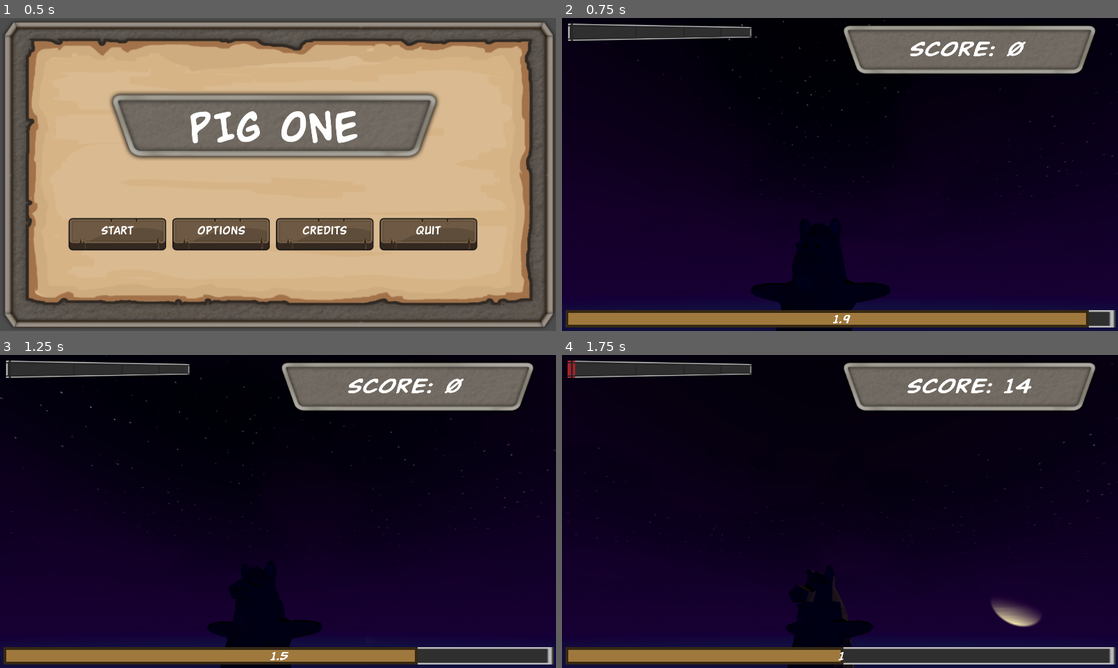
Above: before the commit, frames 1-4 (two rows, left to right).
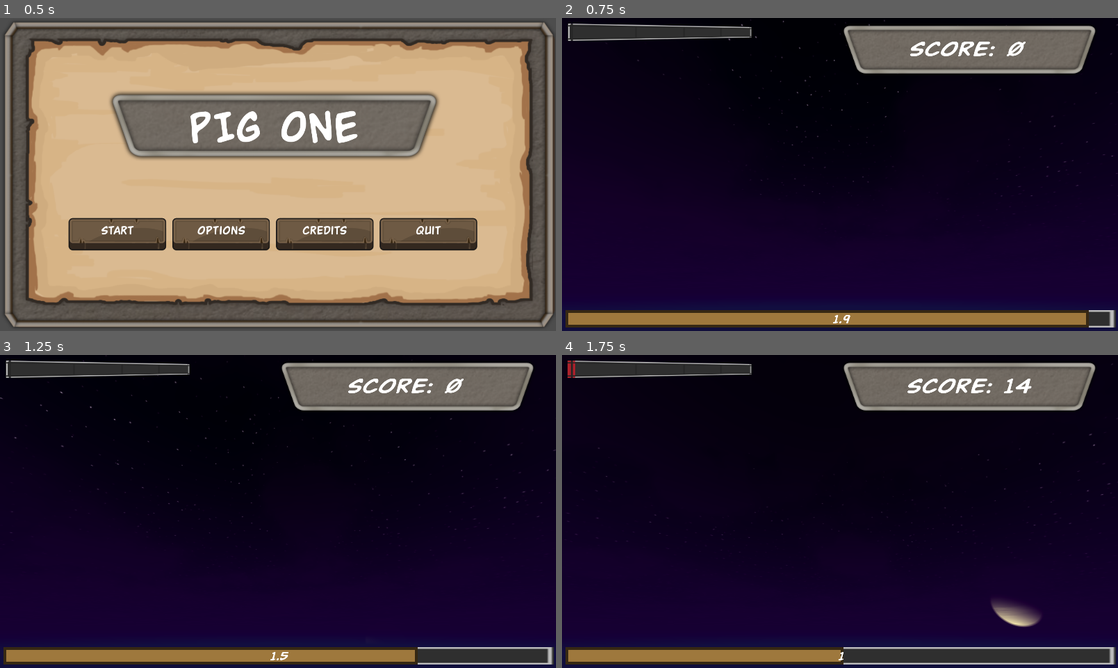
Above: after the commit, the same moments.

Repository: MattCharles/PigOne
Game: Godot game, scene res://Scenes/main_menu.tscn
Two runs of this game, one before a commit and one after it. Both use one fixed random seed, a clock stepped at 60 frames per second and the inputs below.
Inputs (mouse positions are in pixels of both pictures, inside the frame that each line leads up to):
- Up to frame 1 (0.5 s): no input
- Up to frame 2 (0.75 s): click "Start" at 0.5 s
- Up to frame 3 (1.25 s): no input
- Up to frame 4 (1.75 s): move the mouse to (962, 495) at 1.27 s; click (962, 495) at 1.42 s

Frame 1 is identical in both runs. In frame 2, 2.8% of the frame differs, in the area x 33-59%, y 64-100%; in frame 3, 2.3%; in frame 4, 1.8%.

Commit message:
dancing pig time

Diff:
--- a/Scenes/sky.tscn
+++ b/Scenes/sky.tscn
@@ -1,10 +1,11 @@
-[gd_scene load_steps=29 format=3 uid="uid://bjjceeyq3csc3"]
+[gd_scene load_steps=30 format=3 uid="uid://bjjceeyq3csc3"]
 
 [ext_resource type="Script" path="res://Scripts/sky.gd" id="1_awq8r"]
 [ext_resource type="Shader" path="res://sky.gdshader" id="2_itwhi"]
 [ext_resource type="Texture2D" uid="uid://bywxftcwg7x3i" path="res://stars.png" id="3_yetut"]
 [ext_resource type="Script" path="res://Scripts/orbit.gd" id="4_8odkc"]
-[ext_resource type="PackedScene" uid="uid://bwywh2x63up6a" path="res://Models/pig.glb" id="4_aumol"]
+[ext_resource type="PackedScene" uid="uid://4lvukd830ry" path="res://Scenes/pig_with_dance.tscn" id="4_uoq3k"]
+[ext_resource type="Script" path="res://Scripts/pig.gd" id="5_v7v2y"]
 [ext_resource type="Script" path="res://Scripts/yoyo.gd" id="6_i6nqx"]
 [ext_resource type="Texture2D" uid="uid://butflanp1c455" path="res://Images/ProgressBar/BarV7_Bar.png" id="7_1tsh8"]
 [ext_resource type="Script" path="res://Scripts/score_bar.gd" id="7_vlgkg"]
@@ -103,8 +104,9 @@
 shadow_blur = 5.0
 directional_shadow_fade_start = 0.1
 
-[node name="pig" parent="." instance=ExtResource("4_aumol")]
-transform = Transform3D(1, 0, 0, 0, 0.999715, -0.0238564, 0, 0.0238564, 0.999715, 0, 2.5075, 4.73338)
+[node name="pig" parent="." instance=ExtResource("4_uoq3k")]
+transform = Transform3D(1, 0, 0, 0, 1, 0, 0, 0, 1, -0.145031, 2.76845, 4.84687)
+script = ExtResource("5_v7v2y")
 
 [node name="Node3D" type="Node3D" parent="."]
 transform = Transform3D(1, 0, 0, 0, 1, 0, 0, 0, 1, -0.0123978, 3.36633, 4.75784)
--- a/Scenes/test.tscn
+++ /dev/null
@@ -1,7 +0,0 @@
-[gd_scene load_steps=2 format=3 uid="uid://l3bl4bwp47a1"]
-
-[ext_resource type="PackedScene" uid="uid://bwywh2x63up6a" path="res://Models/pig.glb" id="1_7iijx"]
-
-[node name="test" type="Node3D"]
-
-[node name="pig" parent="." instance=ExtResource("1_7iijx")]
--- a/project.godot
+++ b/project.godot
@@ -21,3 +21,7 @@
 window/size/viewport_height=1080
 window/stretch/mode="viewport"
 window/stretch/aspect="ignore"
+
+[filesystem]
+
+import/fbx/enabled=false
